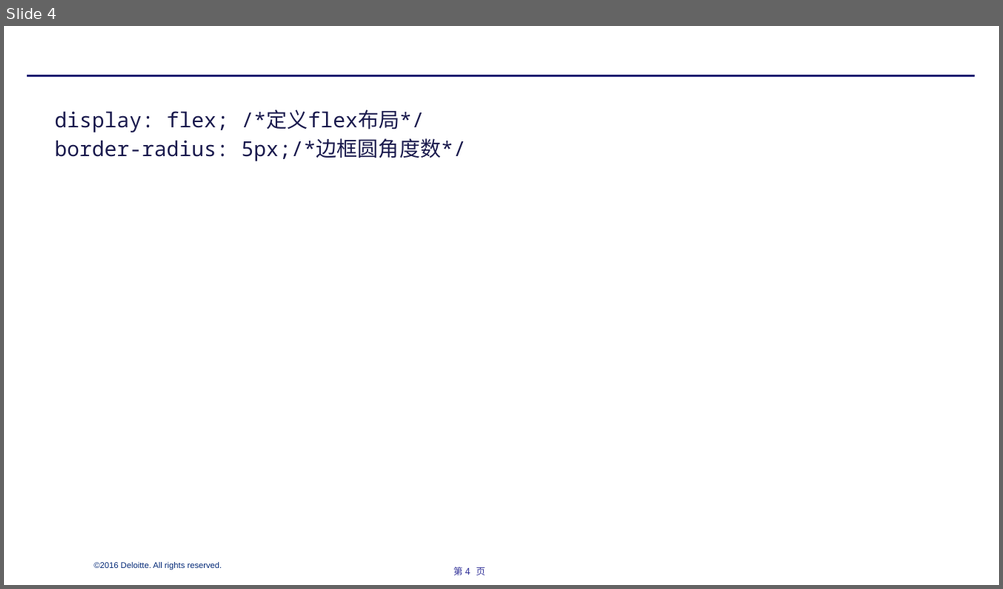
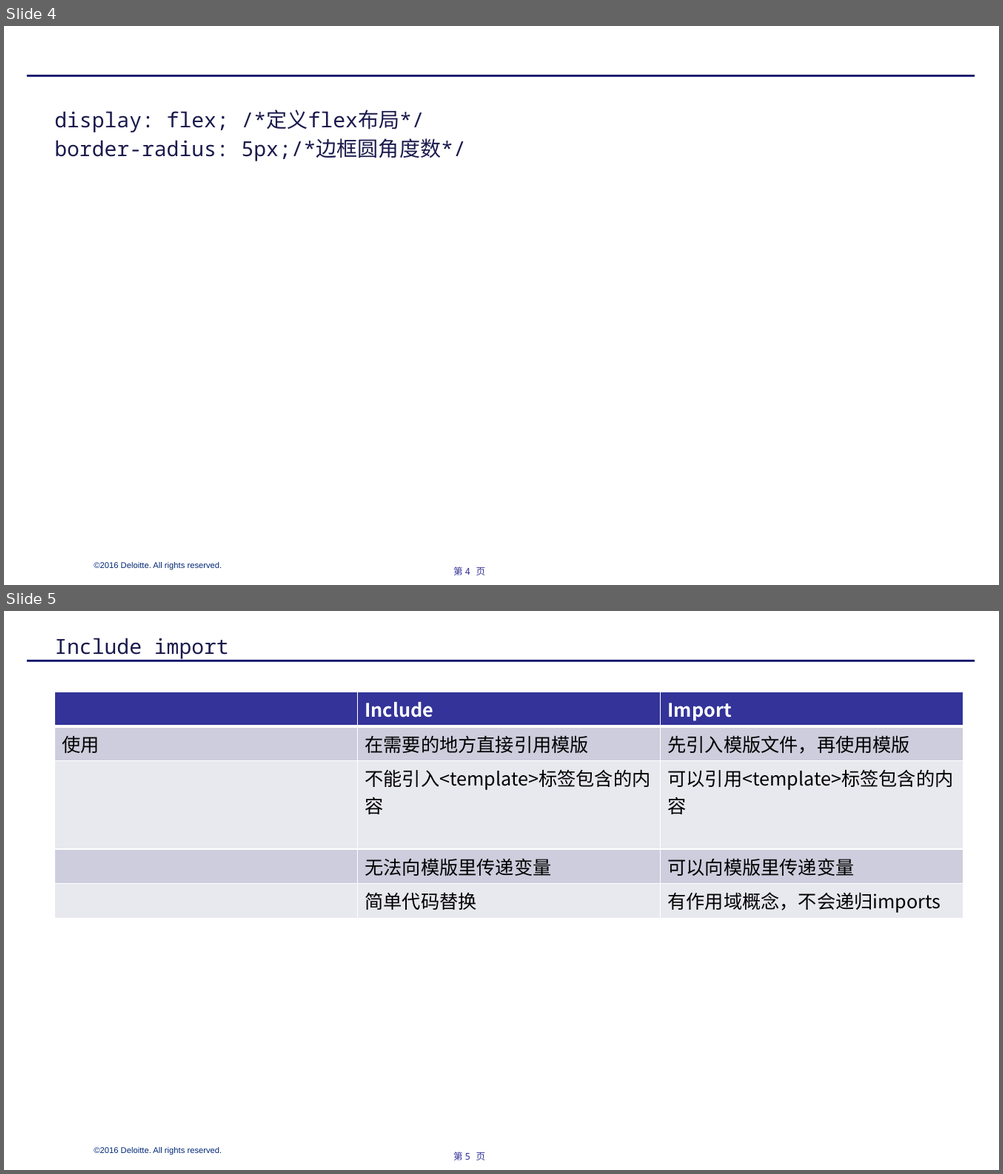
Before and after one commit to liyi199488/weixin-app, a slide deck: 微信小程序.pptx. Shown one above the other, each under a label of ours: slide 4 before the commit, slides 4 and 5 after it. The pictures are 1003x589 and 1003x1174 pixels, drawn with LibreOffice and Linux fonts; fonts in the diff are those of the drawing. Boxes give left, top, right and bottom in pixels: in the first picture for what was removed or moved away, otherwise in the second. Text is boxed around its words. In the diff, an @@ line names an element or a change of style, - is before the commit and + after.

Commit message:
5.7
模版化

```diff
--- a/微信小程序.pptx
+++ b/微信小程序.pptx
@@ slide 5 added at [4,611,999,1170], background #FFFFFF; not listed: 3 template elements that a slide beside it also shows @@
@@ title added at [54,638,229,659], 20 pt, text #19194D @@
+Include import
@@ table added at [55,692,964,916], 5 rows, 3 columns @@
+ | Include | Import
+使用 | 在需要的地方直接引用模版 | 先引入模版文件，再使用模版
+ | 不能引入<template>标签包含的内容 | 可以引用<template>标签包含的内容
+ | 无法向模版里传递变量 | 可以向模版里传递变量
+ | 简单代码替换 | 有作用域概念，不会递归imports
```
Also in this commit, not shown: 4 other files.
